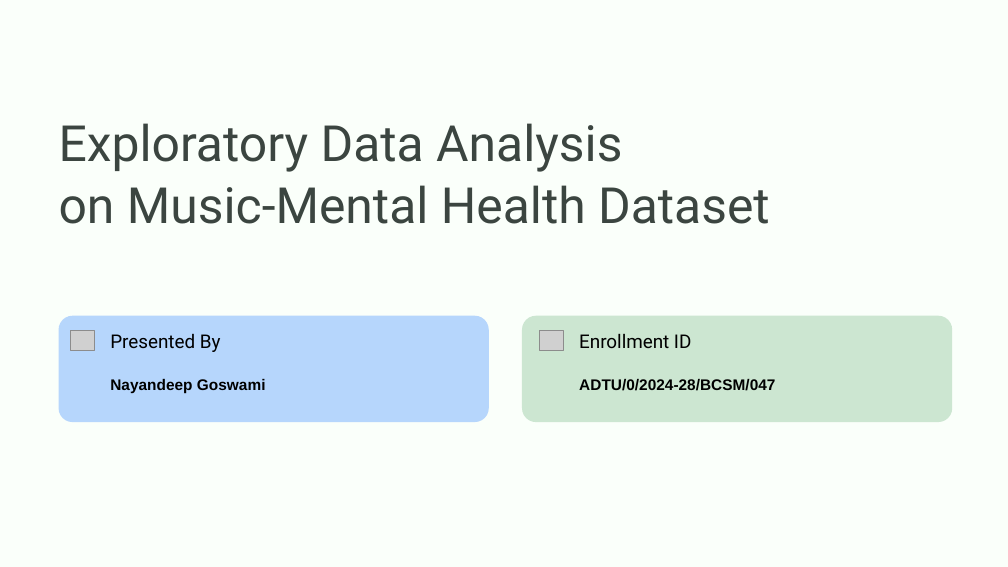
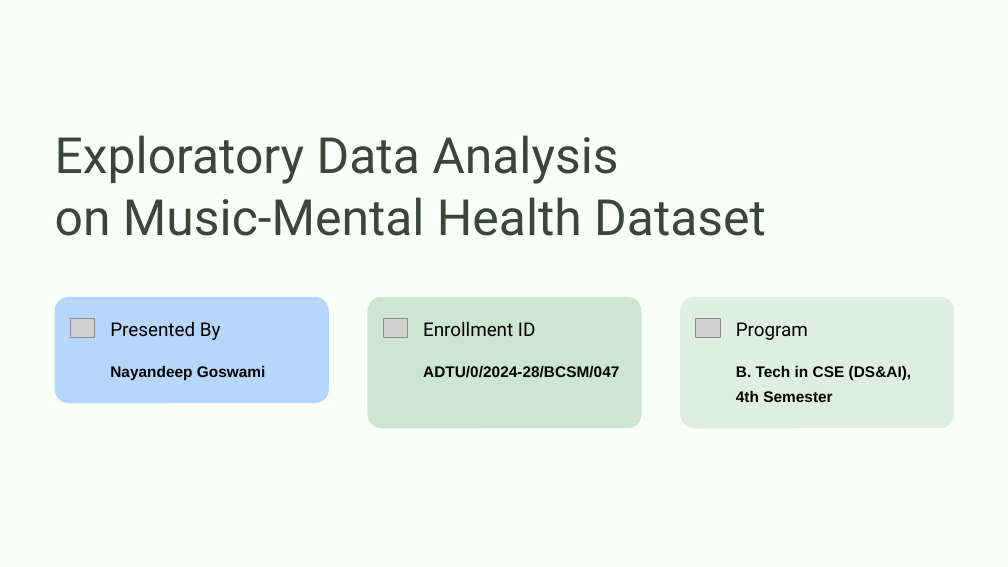
Before and after one commit to MSD-0007/Data-Visualization-4thSem, a slide deck: slide 1 of EDA Project/Exploratory-Data-Analysis-on-Music-Mental-Health-Dataset.pptx. Drawn at 1008x567 pixels with LibreOffice and Linux fonts; fonts in the diff are those of the drawing; grey boxes stand for pictures; background and template pictures are left out. Boxes give left, top, right and bottom in pixels: in the first picture for what was removed or moved away, otherwise in the second. Text is boxed around its words. In the diff, an @@ line names an element or a change of style, - is before the commit and + after.

```diff
--- a/EDA Project/Exploratory-Data-Analysis-on-Music-Mental-Health-Dataset.pptx
+++ b/EDA Project/Exploratory-Data-Analysis-on-Music-Mental-Health-Dataset.pptx
@@ text "Exploratory Data Analysis": place and size @@
-text "Exploratory Data Analysis" at (59,123,770,224)
+text "Exploratory Data Analysis" at (55,135,766,236)
@@ rounded rectangle: place and size @@
-rounded rectangle at (58,316,489,422)
+rounded rectangle at (54,297,329,404)
@@ rounded rectangle: place and size @@
-rounded rectangle at (522,316,953,422)
+rounded rectangle at (368,297,642,428)
@@ rounded rectangle at (368,297,642,428): proportions changed @@
@@ rounded rectangle added at (680,297,955,428), fill #DFEEE2 @@
@@ picture: place and size @@
-picture at (71,331,95,350)
+picture at (71,319,95,338)
@@ text "Presented By": place and size @@
-text "Presented By" at (110,334,221,352)
+text "Presented By" at (110,322,221,340)
@@ picture: place and size @@
-picture at (539,331,563,350)
+picture at (383,319,407,338)
@@ text "Enrollment ID": place and size @@
-text "Enrollment ID" at (579,334,692,348)
+text "Enrollment ID" at (423,322,536,336)
@@ picture added at (696,319,720,338) @@
@@ text added at (736,322,808,340), 13.5 pt, text #000000 @@
+Program
@@ text "Nayandeep Goswami": place and size @@
-text "Nayandeep Goswami" at (110,379,266,393)
+text "Nayandeep Goswami" at (110,366,266,381)
@@ text "ADTU/0/2024-28/BCSM/047": place and size @@
-text "ADTU/0/2024-28/BCSM/047" at (579,379,775,391)
+text "ADTU/0/2024-28/BCSM/047" at (423,366,619,378)
@@ text added at (736,366,912,402), 11 pt, text #000000, bold @@
+B. Tech in CSE (DS&AI), 4th Semester
```
Also in this commit, not shown: 4 other files.
